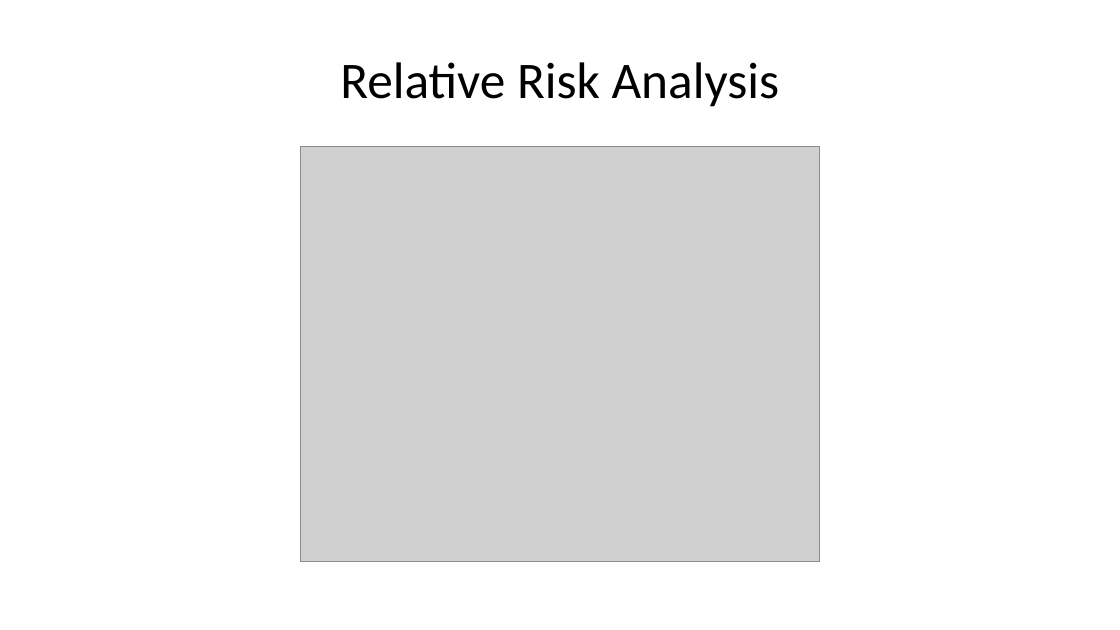
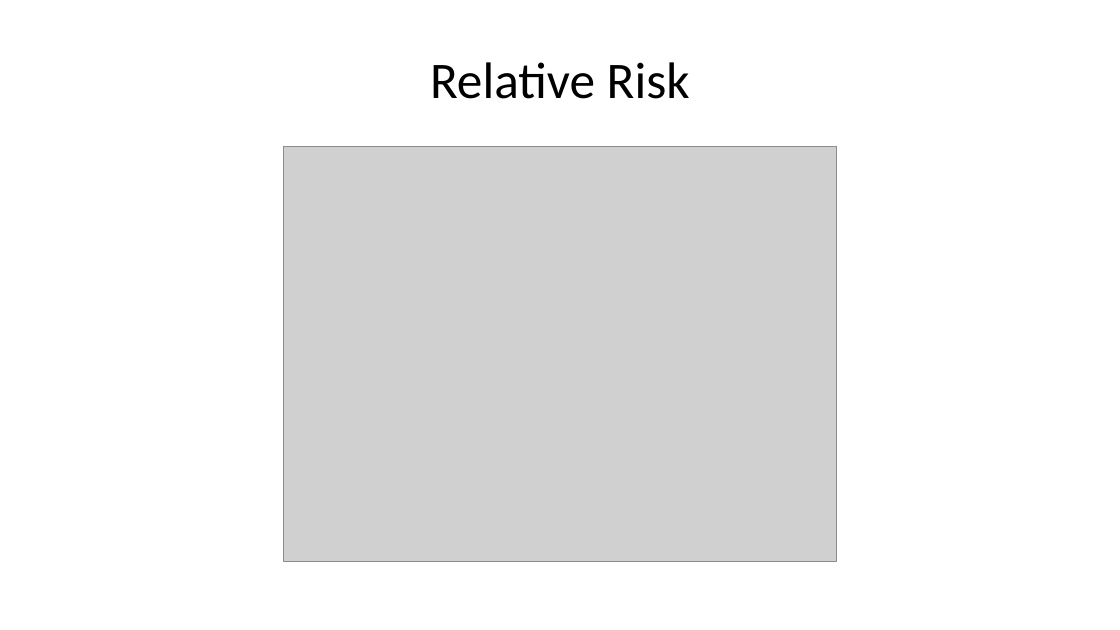
Before and after one commit to 22562435/22562435-FinEcosExam, a slide deck: slide 2 of Questions/Question 4/README.pptx (slide 4 before the commit). Drawn at 1120x630 pixels with LibreOffice and Linux fonts; fonts in the diff are those of the drawing; grey boxes stand for pictures. Boxes give left, top, right and bottom in pixels: in the first picture for what was removed or moved away, otherwise in the second. Text is boxed around its words. In the diff, an @@ line names an element or a change of style, - is before the commit and + after.

```diff
--- a/Questions/Question 4/README.pptx
+++ b/Questions/Question 4/README.pptx
@@ title at [430, 62, 690, 99]: text changed @@
-Relative Risk Analysis
+Relative Risk
@@ picture: place and size @@
-picture at [300, 147, 820, 562]
+picture at [283, 147, 837, 562]
```
Also in this commit, not shown: 2 other slides changed, 3 slides added, 6 slides removed, 14 other files.
